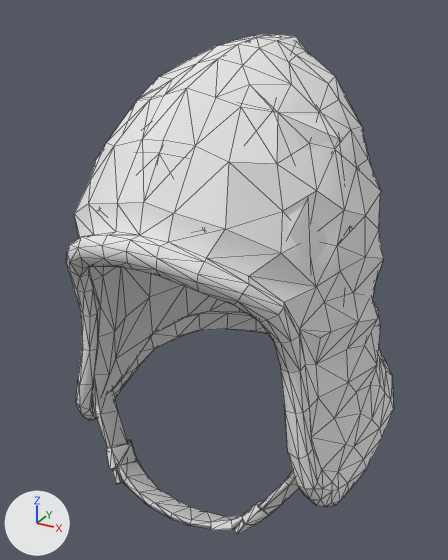
What one commit did to the glTF model godot-client/assets/actors/native/equipment/variants/glasswarden_female/militia_helmet_01.glb.
Rendered twice from a camera (50 mm lens) standing at (0.298, -0.524, 0.275) and looking at (-0.012, 0.038, -0.006). Lighting does not change. The marker at lower left points along +X, +Y and +Z. The picture after the commit comes second. Mesh edges are drawn as thin lines. Vertices at exactly the same position are counted once.

Script lines for the objects in view, before the commit:
```python
me_padded_coif = bpy.data.meshes.new('Padded Coif')
me_padded_coif.from_pydata(...)  # 835 vertices, 1620 faces; spans x -0.179..0.18, y -0.148..0.269, z -0.254..0.248
me_padded_coif.materials.append(mat_padded_coif_base)  # its picture is missing
ob_padded_coif = bpy.data.objects.new('Padded Coif', me_padded_coif)
ob_padded_coif.location = (0.0, 0.0, 0.0)
```
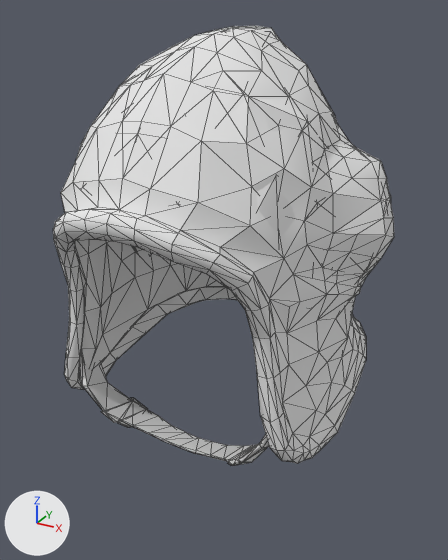
Pixel boxes [x1, y1, x2, y2] of what changed, in the pictures (448 x 560 px):
'Padded Coif', reshaped (12% shorter): before [66, 34, 393, 534]; after [53, 26, 394, 466]
part 1 of me_padded_coif, rebuilt (7% shorter): before [66, 34, 393, 507]; after [53, 26, 394, 464]
part 2 of me_padded_coif, rebuilt (mostly hidden): before [127, 35, 376, 301]; after [110, 26, 391, 281]
part 3 of me_padded_coif, added: after [80, 358, 269, 462]
part 4 of me_padded_coif, added: after [228, 444, 266, 466]
part 5 of me_padded_coif, added: after [101, 398, 147, 427]
part 6 of me_padded_coif, deleted: before [106, 440, 137, 484]
part 7 of me_padded_coif, deleted: before [234, 501, 283, 534]
part 8 of me_padded_coif, deleted: before [92, 385, 299, 530]

The change, as a diff of the scene's bpy script:
```diff
--- a/godot-client/assets/actors/native/equipment/variants/glasswarden_female/militia_helmet_01.glb.py
+++ b/godot-client/assets/actors/native/equipment/variants/glasswarden_female/militia_helmet_01.glb.py
@@ me_padded_coif @@
 # used by ob_padded_coif; location = (0.0, 0.0, 0.0)
-me_padded_coif.from_pydata(...)  # 835 vertices, 1620 faces; spans x -0.179..0.18, y -0.148..0.269, z -0.254..0.248
+me_padded_coif.from_pydata(...)  # 1263 vertices, 2456 faces; spans x -0.17..0.167, y -0.17..0.225, z -0.17..0.258
+# me_padded_coif part 1: the loose piece of 602 vertices spanning x -0.179..0.18, y -0.148..0.269, z -0.196..0.248 is rebuilt with 848 vertices and now spans x -0.17..0.167, y -0.17..0.225, z -0.128..0.258
+# me_padded_coif part 2: the loose piece of 74 vertices spanning x -0.152..0.153, y -0.13..0.244, z -0.088..0.248 is rebuilt with 146 vertices and now spans x -0.166..0.164, y -0.155..0.172, z -0.035..0.258
+# me_padded_coif part 3: a new loose piece of 53 vertices spanning x -0.125..0.126, y -0.103..-0.04, z -0.17..-0.066, in mat_padded_coif_base (its picture is missing)
+# me_padded_coif part 4: a new loose piece of 34 vertices spanning x 0.06..0.089, y -0.104..-0.041, z -0.161..-0.119, in mat_padded_coif_base (its picture is missing)
+# me_padded_coif part 5: a new loose piece of 34 vertices spanning x -0.089..-0.06, y -0.104..-0.04, z -0.161..-0.118, in mat_padded_coif_base (its picture is missing)
+# me_padded_coif part 6: the loose piece of 34 vertices spanning x -0.106..-0.073, y -0.097..-0.038, z -0.242..-0.184 is deleted
+# me_padded_coif part 7: the loose piece of 34 vertices spanning x 0.073..0.106, y -0.097..-0.038, z -0.242..-0.185 is deleted
+# me_padded_coif part 8
+# 53 vertices are removed from x -0.143..0.144, y -0.099..-0.02, z -0.254..-0.123
+# 102 faces are deleted
+# other edits to the shape of me_padded_coif do not show in these pictures
 me_padded_coif.materials.append(mat_padded_coif_base)
```
